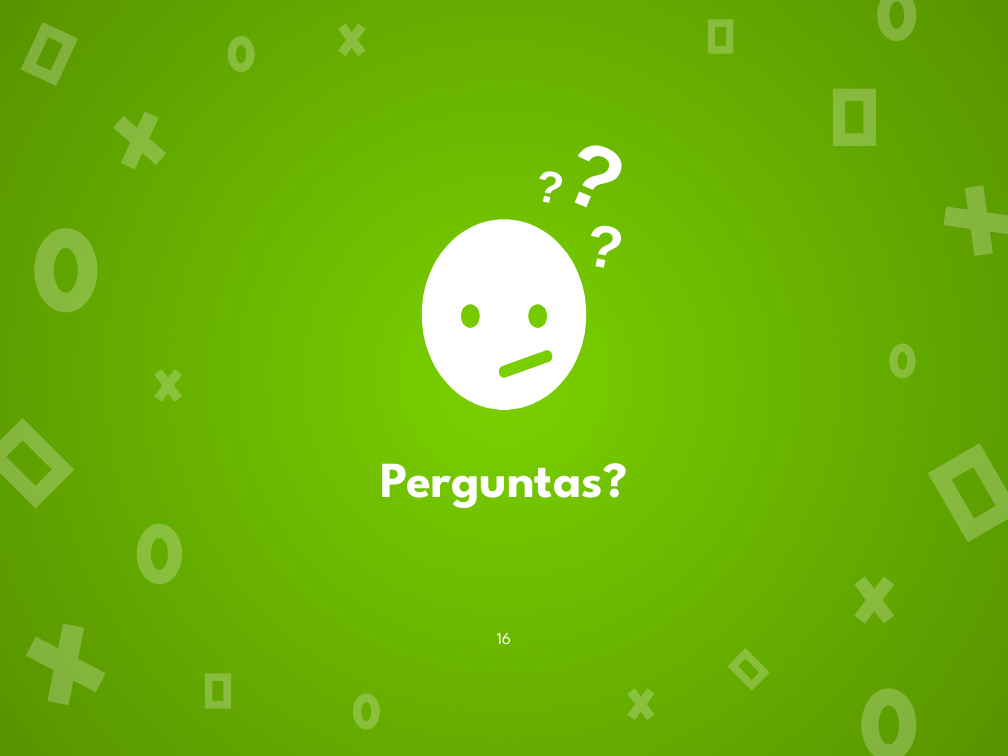
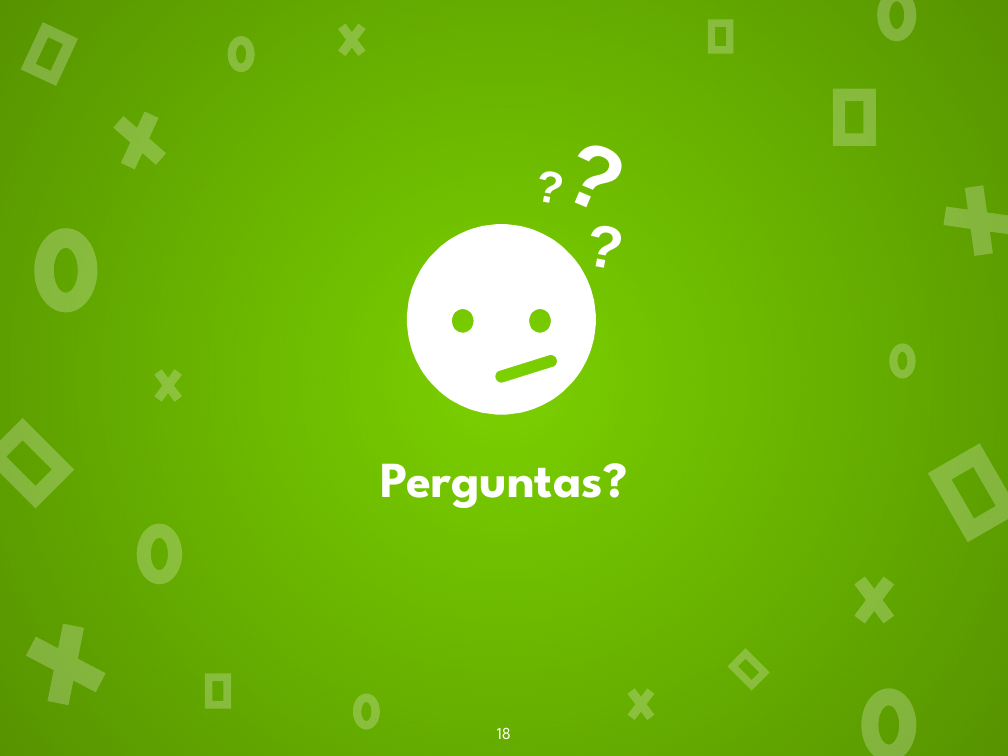
Before and after one commit to C4PISTRANO/DW2A4, a slide deck: slide 18 of Tecnologia Javascript/NextJs.pptx (slide 16 before the commit). Drawn at 1008x756 pixels with LibreOffice and Linux fonts; fonts in the diff are those of the drawing. Boxes give left, top, right and bottom in pixels: in the first picture for what was removed or moved away, otherwise in the second. Text is boxed around its words. In the diff, an @@ line names an element or a change of style, - is before the commit and + after.

```diff
--- a/Tecnologia Javascript/NextJs.pptx
+++ b/Tecnologia Javascript/NextJs.pptx
@@ freeform shape: place and size @@
-freeform shape at (422, 219, 586, 410)
+freeform shape at (407, 224, 597, 415)
@@ page number at (497, 727, 511, 739): text changed @@
-16
+18
```
Also in this commit, not shown: 9 other slides changed, 3 slides added, 1 slide removed, 5 other files.
